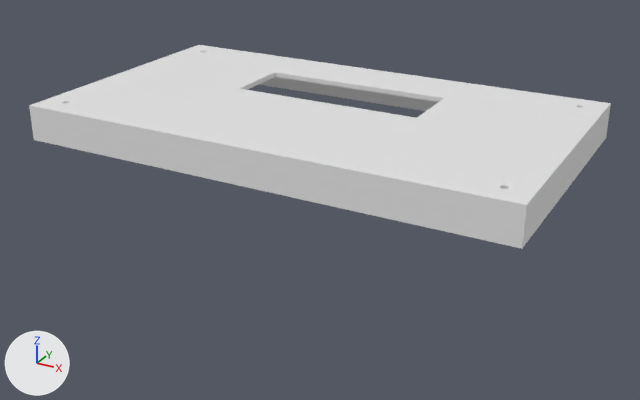
What one commit did to the Blender file 3D printed parts/enclosure.blend.
Rendered twice from a camera (50 mm lens) standing at (207.8, -195.1, 85.5) and looking at (79.4, 38.4, -31.2). The axes (+X, +Y, +Z) are drawn at lower left. The lights are the same throughout. The picture after the commit comes second.

In view in the first picture: 'Front'.
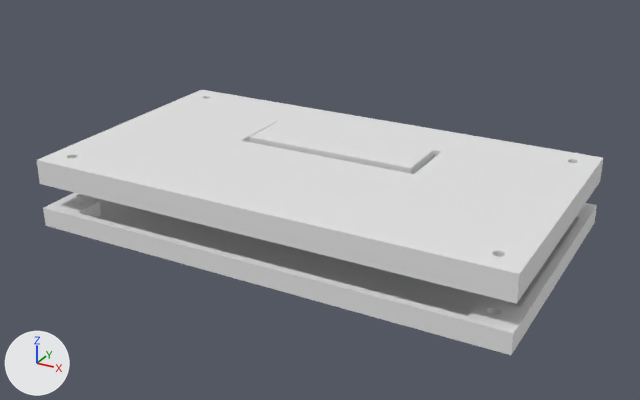
ob_m2_nut_slot_with_tolerances is not drawn itself; it is used by a modifier of ob_front.

Where the change shows, as pixel boxes (x1, y1, x2, y2) in the pictures (640 x 400 px; the box of a moved part takes in the faces that stretch with it):
'Front', reshaped, moved: before (29, 45, 611, 249); after (37, 90, 603, 304)
'Back', shown: after (43, 193, 597, 355)
'PCB board', shown: after (248, 122, 437, 174)
part 1 of me_cube_001, moved or reshaped: before (32, 77, 608, 249); after (39, 177, 601, 304)

The change, as a list of edits to the scene's bpy script:
```text
Change me_cube_001:
    used by ob_front; location = (-3.0, 88.0, 0.0); scale = (1.0, 1.0, -1.0)
    remove me_cube_001.from_pydata(...)  # 1654 vertices, 1134 faces; spans x 0.0..161.0, y -91.0..0.0, z 0.0..12.0
    add me_cube_001.from_pydata(...)  # 1654 vertices, 1134 faces; spans x 0.0..161.0, y -91.0..0.0, z 0.0..8.0
    me_cube_001 part 1: all 24 vertices in x 0.0..161.0, y -91.0..0.0, z 12.0 are moved by (0.0, 0.0, -3.0)
Change me_cube_002:
    used by ob_back; location = (0.0, 0.0, -42.1)
    remove me_cube_002.from_pydata(...)  # 1646 vertices, 1129 faces; spans x -3.0..158.0, y -3.0..88.0, z 0.0..12.0
    add me_cube_002.from_pydata(...)  # 1255 vertices, 717 faces; spans x -3.0..158.0, y -3.0..88.0, z -42.0..-36.0
    me_cube_002 part 2: 1646 vertices removed from x -3.0..158.0, y -3.0..88.0, z 0.0..12.0; 1255 vertices added at x -3.0..158.0, y -3.0..88.0, z -42.0..-36.0
Change ob_pcb_board:
    remove ob_pcb_board.hide_set(True)
    ob_pcb_board.location: (0.0, 0.0, 0.0) -> (0.0, 0.0, -27.1)
Change ob_front:
    ob_front.location: (-3.0, 88.0, 0.0) -> (-3.0, 88.0, -18.5)
    where _m = ob_front.modifiers.new('Boolean', 'BOOLEAN')
    remove _m.object = ob_m2_nut_slot_with_tolerances
Change ob_back:
    remove ob_back.hide_set(True)
    ob_back.location: (0.0, 0.0, -42.1) -> (0.0, 0.0, 0.0)
Remove ob_m2_nut_slot_with_tolerances:
    ob_m2_nut_slot_with_tolerances = bpy.data.objects.new('M2 nut slot with tolerances', me_cylinder_002)
    ob_m2_nut_slot_with_tolerances.location = (152.4, 80.0, -1.6)
    ob_m2_nut_slot_with_tolerances.rotation_euler = (0.0, 0.0, 0.524)  # degrees (0, 0, 30)
    ob_m2_nut_slot_with_tolerances.hide_set(True)
```
